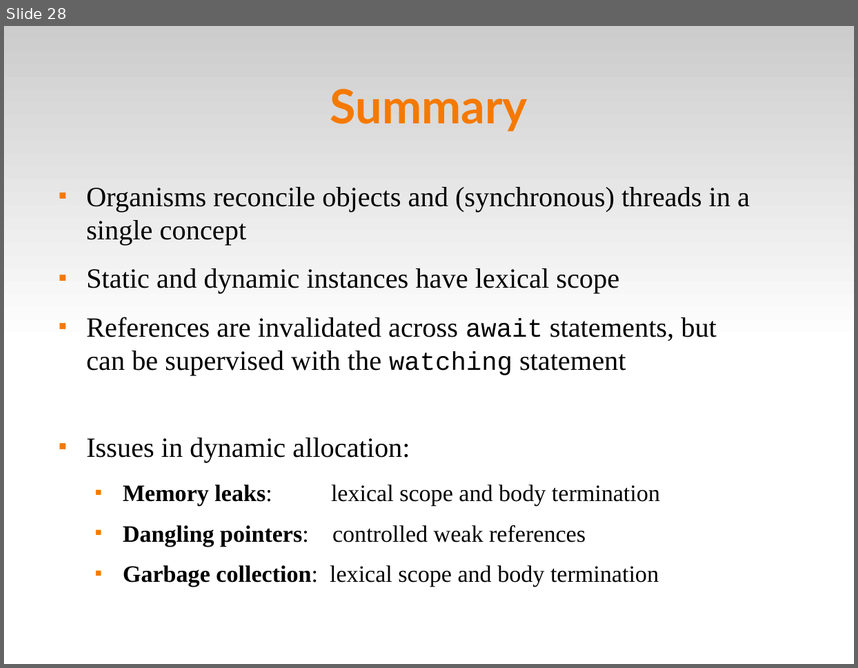
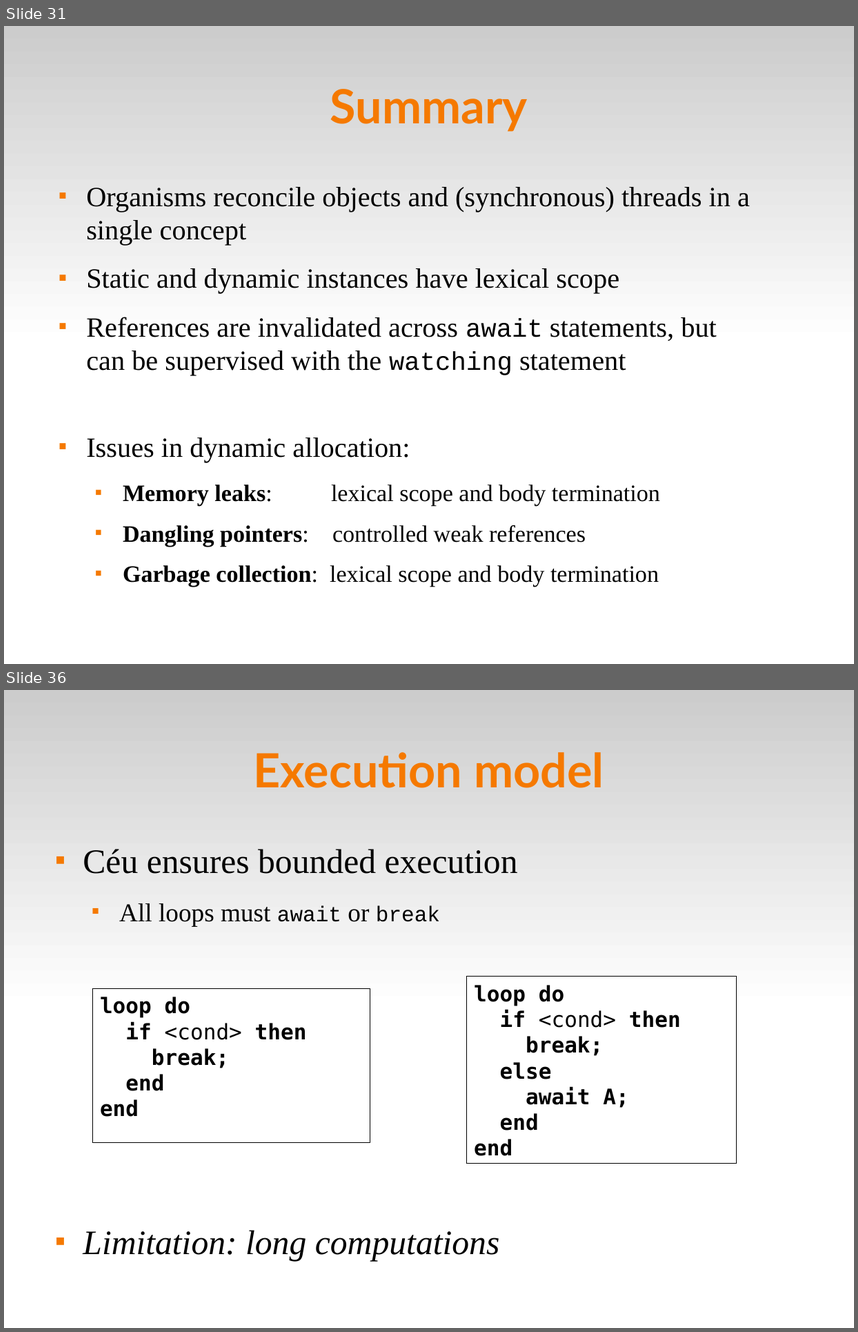
Before and after one commit to fsantanna-no/ceu-docs, a slide deck: ceu_stl.odp. Shown one above the other, each under a label of ours: slide 28 before the commit, slides 31 and 36 after it; the slides between them are not shown. The pictures are 858x668 and 858x1332 pixels, drawn with LibreOffice and Linux fonts; fonts in the diff are those of the drawing. Boxes give left, top, right and bottom in pixels: in the first picture for what was removed or moved away, otherwise in the second. Text is boxed around its words. In the diff, an @@ line names an element or a change of style, - is before the commit and + after.

```diff
--- a/ceu_stl.odp
+++ b/ceu_stl.odp
@@ slide 36 added at [4,690,854,1328], background #FFFFFF; not listed: 1 template element that a slide beside it also shows @@
@@ title added at [254,752,604,788], 44 pt, text #F57900, bold @@
+Execution model
@@ text added at [83,849,518,1261], 32 pt, text #000000 @@
+■ Céu ensures bounded execution
+  ■ All loops must await or break
+■ Limitation: long computations
@@ rectangle added at [467,976,737,1163], fill #FFFFFF, outline #000000 0 pt, 20 pt, text #000000, bold @@
+loop do
+if <cond> then
+break;
+else
+await A;
+end
+end
@@ rectangle added at [93,989,370,1143], fill #FFFFFF, outline #000000 0 pt, 20 pt, text #000000, bold @@
+loop do
+if <cond> then
+break;
+end
+end
@@ what was slide 28 is now slide 31 @@
```
Also in this commit, not shown: 5 slides changed, 15 other slides added, 3 slides removed, 6 other files.
